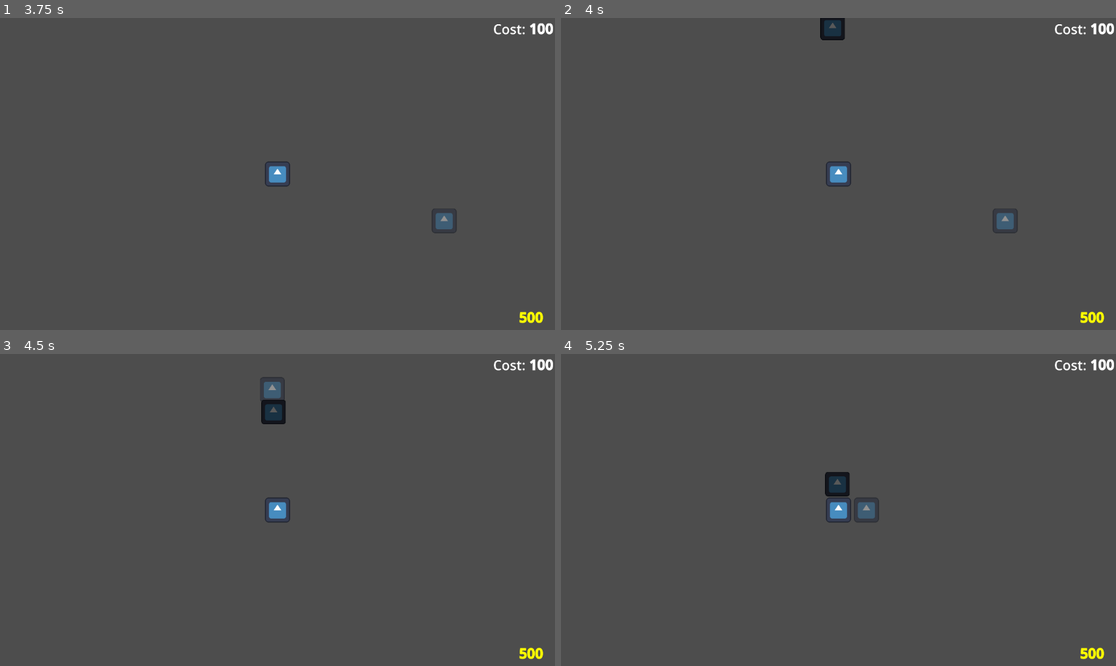
Above: before the commit, frames 1-4 (two rows, left to right).
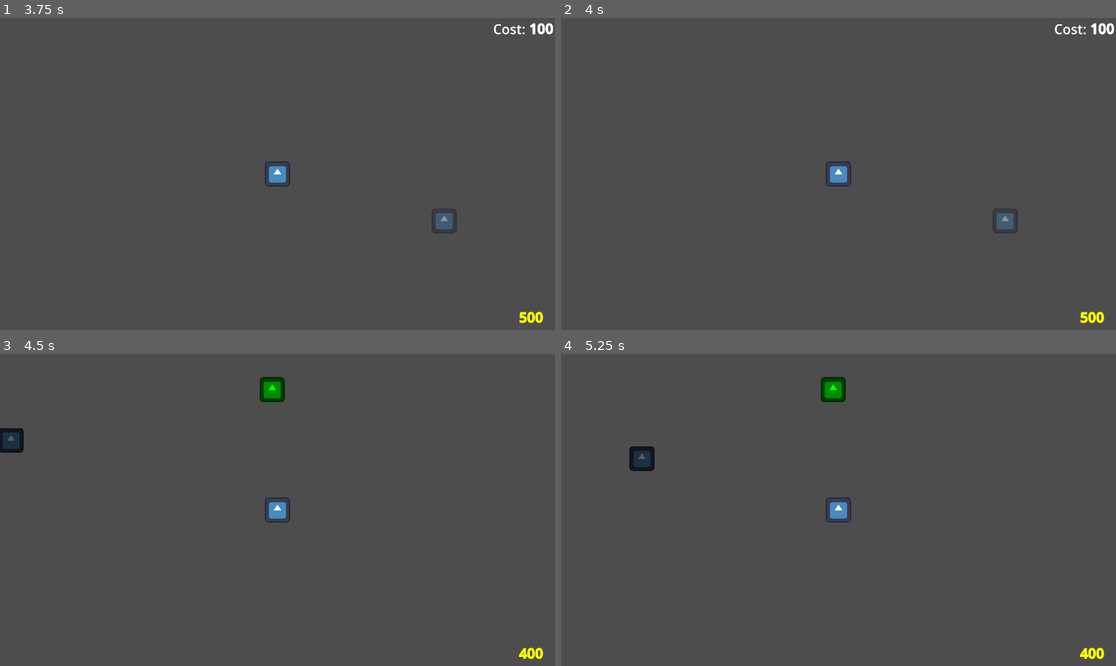
Above: after the commit, the same moments.

Repository: cosmincreato/mds
Game: Godot game, scene res://scenes/main_scene.tscn
The game is run twice, just before and just after one commit, with the same random seed, the same clock (stepped at 60 frames per second) and the same inputs. The engine's default icon, where the game draws it, is replaced by a stand-in: a white triangle on a blue panel in a dark square.
Inputs (mouse positions are in pixels of both pictures, inside the frame that each line leads up to):
- Up to frame 1 (3.75 s): tap Enter at 0.5, 2, 3.5 s; move the mouse to (277, 174) at 0.52 s; hold 1 (1) 0.53-1.28 s; tap Space at 1.25, 2.75 s; move the mouse to (499, 39) at 1.27 s; tap 1 (1) at 1.35, 2.3, 2.85 s; move the mouse to (532, 317) at 2.02 s; press the mouse at (532, 317) at 2.03 s; move the mouse to (249, 236) at 2.77 s; release the mouse at (249, 236) at 2.78 s; move the mouse to (444, 220) at 3.52 s; hold 1 (1) from 3.53 s (still down)
- Up to frame 2 (4 s): keep holding 1 (1)
- Up to frame 3 (4.5 s): move the mouse to (271, 388) at 4.27 s; release 1 (1) at 4.28 s; click (271, 388) at 4.35 s
- Up to frame 4 (5.25 s): tap 1 (1) at 4.55 s; move the mouse to (866, 510) at 5.02 s; hold 1 (1) from 5.03 s (still down)

Frame 1 is identical in both runs. In frame 2, 0.3% of the frame differs, in the area x 46-52%, y 0-8%; in frame 3, 1.2%; in frame 4, 1.4%, in the area x 12-100%, y 1-98%.

Commit message:
created enemy factory

Diff:
--- a/scenes/main_scene.tscn
+++ b/scenes/main_scene.tscn
@@ -1,7 +1,9 @@
-[gd_scene load_steps=7 format=3 uid="uid://ctfc378nlnrsy"]
+[gd_scene load_steps=9 format=3 uid="uid://ctfc378nlnrsy"]
 
 [ext_resource type="Script" uid="uid://cjfvvhd5dbebq" path="res://scripts/main_scene.gd" id="1_pu3yx"]
+[ext_resource type="Script" uid="uid://bytqlgkbkal0v" path="res://scripts/enemy_spawn_manager.gd" id="3_18nlu"]
 [ext_resource type="PackedScene" uid="uid://cp6j2eswm0vn1" path="res://scenes/base.tscn" id="3_gubc5"]
+[ext_resource type="Script" uid="uid://bgeqx53w6laex" path="res://scripts/entities/enemies/enemy_factory.gd" id="4_18nlu"]
 [ext_resource type="Script" uid="uid://cwtplco0hlnba" path="res://scripts/ui/ally_spawn_canvas.gd" id="4_gubc5"]
 [ext_resource type="PackedScene" uid="uid://dq6e0nvgd0fr4" path="res://scenes/spawn_point.tscn" id="4_pu3yx"]
 [ext_resource type="Script" uid="uid://dbpbfvweqfc8o" path="res://scripts/ui/gold_count_label.gd" id="5_gubc5"]
@@ -17,46 +19,52 @@
 zoom = Vector2(0.4, 0.4)
 
 [node name="EnemySpawnManager" type="Node2D" parent="."]
+script = ExtResource("3_18nlu")
 
-[node name="SpawnPoint" parent="EnemySpawnManager" instance=ExtResource("4_pu3yx")]
+[node name="EnemySpawnTimer" type="Timer" parent="EnemySpawnManager"]
+wait_time = 3.0
+autostart = true
+
+[node name="EnemyFactory" type="Node" parent="EnemySpawnManager"]
+script = ExtResource("4_18nlu")
+
+[node name="SpawnPoints" type="Node2D" parent="EnemySpawnManager"]
+
+[node name="SpawnPoint" parent="EnemySpawnManager/SpawnPoints" instance=ExtResource("4_pu3yx")]
 position = Vector2(-1300, 1100)
 
-[node name="SpawnPoint2" parent="EnemySpawnManager" instance=ExtResource("4_pu3yx")]
+[node name="SpawnPoint2" parent="EnemySpawnManager/SpawnPoints" instance=ExtResource("4_pu3yx")]
 position = Vector2(-1300, 500)
 
-[node name="SpawnPoint3" parent="EnemySpawnManager" instance=ExtResource("4_pu3yx")]
+[node name="SpawnPoint3" parent="EnemySpawnManager/SpawnPoints" instance=ExtResource("4_pu3yx")]
 position = Vector2(-1300, -100)
 
-[node name="SpawnPoint4" parent="EnemySpawnManager" instance=ExtResource("4_pu3yx")]
+[node name="SpawnPoint4" parent="EnemySpawnManager/SpawnPoints" instance=ExtResource("4_pu3yx")]
 position = Vector2(2900, -100)
 
-[node name="SpawnPoint5" parent="EnemySpawnManager" instance=ExtResource("4_pu3yx")]
+[node name="SpawnPoint5" parent="EnemySpawnManager/SpawnPoints" instance=ExtResource("4_pu3yx")]
 position = Vector2(2900, 500)
 
-[node name="SpawnPoint6" parent="EnemySpawnManager" instance=ExtResource("4_pu3yx")]
+[node name="SpawnPoint6" parent="EnemySpawnManager/SpawnPoints" instance=ExtResource("4_pu3yx")]
 position = Vector2(2900, 1100)
 
-[node name="SpawnPoint7" parent="EnemySpawnManager" instance=ExtResource("4_pu3yx")]
+[node name="SpawnPoint7" parent="EnemySpawnManager/SpawnPoints" instance=ExtResource("4_pu3yx")]
 position = Vector2(-400, -800)
 
-[node name="SpawnPoint8" parent="EnemySpawnManager" instance=ExtResource("4_pu3yx")]
+[node name="SpawnPoint8" parent="EnemySpawnManager/SpawnPoints" instance=ExtResource("4_pu3yx")]
 position = Vector2(750, -800)
 
-[node name="SpawnPoint9" parent="EnemySpawnManager" instance=ExtResource("4_pu3yx")]
+[node name="SpawnPoint9" parent="EnemySpawnManager/SpawnPoints" instance=ExtResource("4_pu3yx")]
 position = Vector2(1900, -800)
 
-[node name="SpawnPoint10" parent="EnemySpawnManager" instance=ExtResource("4_pu3yx")]
+[node name="SpawnPoint10" parent="EnemySpawnManager/SpawnPoints" instance=ExtResource("4_pu3yx")]
 position = Vector2(750, 1750)
 
-[node name="SpawnPoint11" parent="EnemySpawnManager" instance=ExtResource("4_pu3yx")]
+[node name="SpawnPoint11" parent="EnemySpawnManager/SpawnPoints" instance=ExtResource("4_pu3yx")]
 position = Vector2(1900, 1750)
 
-[node name="SpawnPoint12" parent="EnemySpawnManager" instance=ExtResource("4_pu3yx")]
+[node name="SpawnPoint12" parent="EnemySpawnManager/SpawnPoints" instance=ExtResource("4_pu3yx")]
 position = Vector2(-400, 1750)
-
-[node name="EnemySpawnTimer" type="Timer" parent="."]
-wait_time = 3.0
-autostart = true
 
 [node name="AllySpawnCanvas" type="Control" parent="."]
 layout_mode = 3
@@ -96,5 +104,6 @@
 horizontal_alignment = 1
 script = ExtResource("5_gubc5")
 
-[connection signal="timeout" from="EnemySpawnTimer" to="." method="_on_enemy_spawn_timer_timeout"]
+[connection signal="enemy_spawned" from="EnemySpawnManager" to="." method="_on_enemy_spawn_manager_enemy_spawned"]
+[connection signal="timeout" from="EnemySpawnManager/EnemySpawnTimer" to="EnemySpawnManager" method="_on_enemy_spawn_timer_timeout"]
 [connection signal="ally_spawned" from="AllySpawnCanvas" to="." method="_on_canvas_ally_spawned"]
--- /dev/null
+++ b/scripts/enemy_spawn_manager.gd
@@ -0,0 +1,15 @@
+class_name EnemySpawnManager extends Node2D
+
+signal enemy_spawned(enemy)
+
+@onready var enemy_factory : EnemyFactory = get_node_or_null("EnemyFactory")
+
+# Cand EnemySpawnTimer semnaleaza ca timerul a ajuns la 0, inamicul tb spawnat
+func _on_enemy_spawn_timer_timeout() -> void:
+	var spawn_points = get_node_or_null("SpawnPoints").get_children()
+	var spawn_point = spawn_points.pick_random()
+	# TODO aici se vor spawna in functie de mmai multi factori (wave, pattern etc)
+	var enemy_type = enemy_factory.enemies.keys().pick_random()
+	#
+	var enemy = enemy_factory.create_enemy(enemy_type, spawn_point.position)
+	enemy_spawned.emit(enemy)
--- a/scripts/entities/enemies/dragon.gd
+++ b/scripts/entities/enemies/dragon.gd
@@ -1,11 +1,5 @@
 class_name Dragon extends Enemy
 
 func _ready() -> void:
-	super()
+	super._ready()
 	print("Dragon spawned")
-
-func _on_health_component_damage_taken(new_health: int, _amount: int) -> void:
-	health_bar.update(new_health)
-
-func _on_health_component_died() -> void:
-	queue_free()
--- /dev/null
+++ b/scripts/entities/enemies/enemy_factory.gd
@@ -0,0 +1,11 @@
+class_name EnemyFactory extends Node
+
+@export var enemies : Dictionary[String, PackedScene] = {
+	"Skeleton": preload("res://scenes/entities/enemies/skeleton.tscn"),
+	"Dragon": preload("res://scenes/entities/enemies/dragon.tscn")
+}
+
+func create_enemy(type : String, position : Vector2) -> Enemy:
+	var enemy = enemies[type].instantiate()
+	enemy.position = position
+	return enemy
--- a/scripts/entities/enemies/skeleton.gd
+++ b/scripts/entities/enemies/skeleton.gd
@@ -2,11 +2,5 @@
 
 func _ready() -> void:
 	# Apelam metoda din superclasa
-	super()
+	super._ready()
 	print("Skeleton spawned")
-
-func _on_health_component_damage_taken(new_health: int, _amount: int) -> void:
-	super(new_health, _amount)
-
-func _on_health_component_died() -> void:
-	super()
--- a/scripts/main_scene.gd
+++ b/scripts/main_scene.gd
@@ -5,10 +5,8 @@
 @onready var ally_spawn_canvas: AllySpawnCanvas = $AllySpawnCanvas
 @onready var gold_count_label : GoldCountLabel = get_node_or_null("GoldCountLabel")
 
-var enemies_dir = DirAccess.open("res://scenes/entities/enemies")
 var allies_dir = DirAccess.open("res://scenes/entities/allies/")
 
-var enemies := []
 var allies_dictionary: Dictionary = {}
 var hovering: bool = false
 
@@ -24,10 +22,6 @@
 
 	base.find_child("Hurtbox").mouse_entered.connect(_on_mouse_entered)
 	base.find_child("Hurtbox").mouse_exited.connect(_on_mouse_exited)
-
-	for enemy in enemies_dir.get_files():
-		path = enemies_dir.get_current_dir() + "/" + str(enemy)
-		enemies.append(load(path))
 
 
 func _input(event: InputEvent) -> void:
@@ -69,14 +63,8 @@
 		print("Not enough gold")
 	ally_spawn_canvas.remove_canvas_items()
 
-# Cream trupele inamice in momentul in care timerul atinge 0
-func _on_enemy_spawn_timer_timeout() -> void:
-	var spawn_points = spawn_manager.get_children()
-	var spawn_point = spawn_points.pick_random()
-	# TODO aici o sa avem un algoritm de spawnat bazat pe wave,
-	#eu doar am pus random ca sa vad ca merge sa spawnam tipuri de inamici
-	var enemy = enemies.pick_random().instantiate()
-	enemy.position = spawn_point.position
+# Cand EnemySpawnManager semnaleaza ca un inamic s-a spawnat
+func _on_enemy_spawn_manager_enemy_spawned(enemy: Enemy) -> void:
 	enemy.seeking = base
 	enemy.find_child("Hurtbox").mouse_entered.connect(_on_mouse_entered)
 	enemy.find_child("Hurtbox").mouse_exited.connect(_on_mouse_exited)
Not shown, added: scripts/enemy_spawn_manager.gd.uid
Not shown, added: scripts/entities/enemies/enemy_factory.gd.uid
